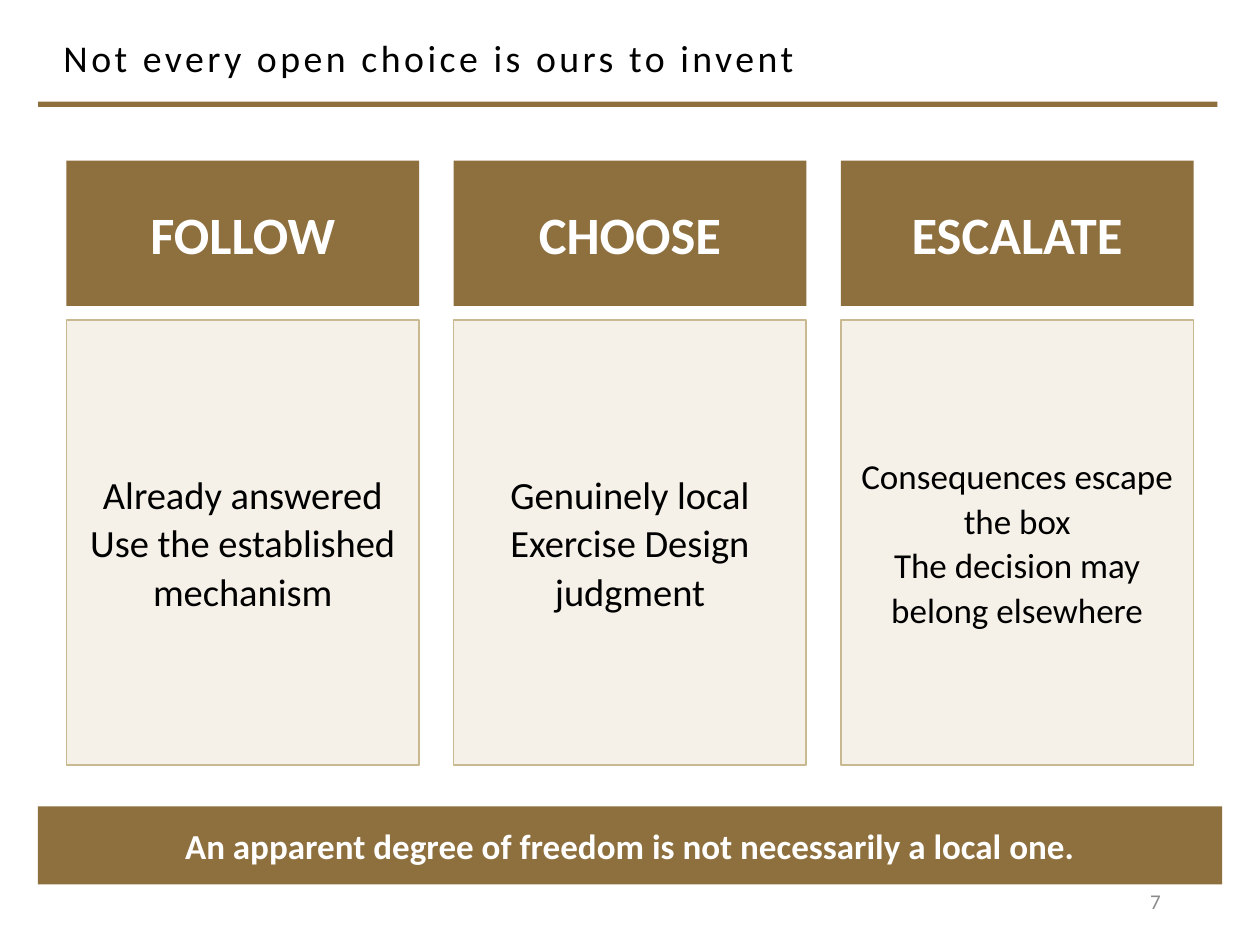
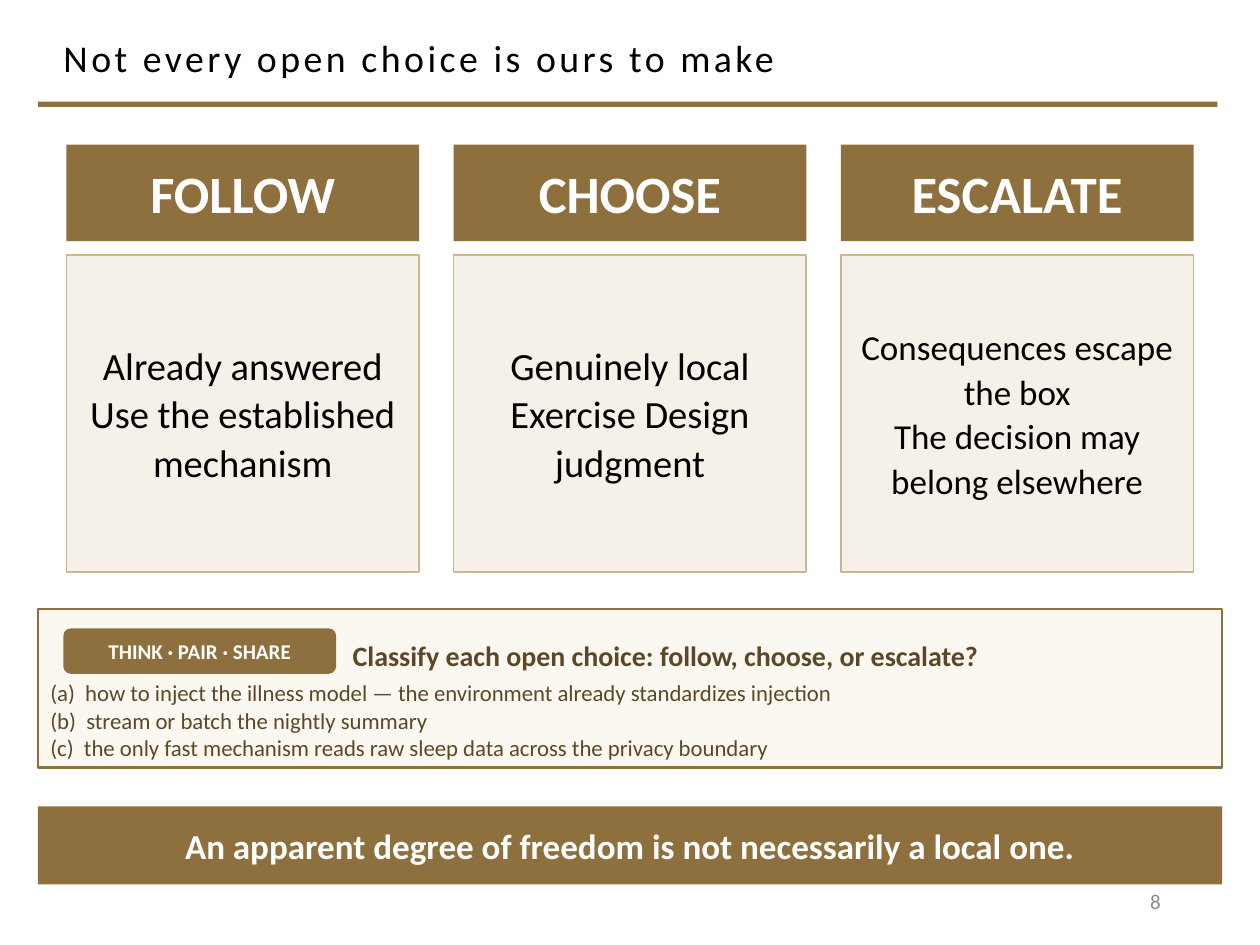
Before and after one commit to davisjam/model-based-agentic-software-engineering, a slide deck: slide 8 of course/lectures/act-1-foundations/07-design/1-7-Design.pptx (slide 7 before the commit). Drawn at 1260x945 pixels with LibreOffice and Linux fonts; fonts in the diff are those of the drawing; background and template pictures are left out. Boxes give left, top, right and bottom in pixels: in the first picture for what was removed or moved away, otherwise in the second. Text is boxed around its words. In the diff, an @@ line names an element or a change of style, - is before the commit and + after.

```diff
--- a/course/lectures/act-1-foundations/07-design/1-7-Design.pptx
+++ b/course/lectures/act-1-foundations/07-design/1-7-Design.pptx
@@ title at <box>63,45,773,78</box>: text changed @@
-Not every open choice is ours to invent
+Not every open choice is ours to make
@@ rectangle "FOLLOW": place and size @@
-rectangle "FOLLOW" at <box>67,161,420,306</box>
+rectangle "FOLLOW" at <box>67,145,420,242</box>
@@ rectangle "CHOOSE": place and size @@
-rectangle "CHOOSE" at <box>454,161,806,306</box>
+rectangle "CHOOSE" at <box>454,145,806,242</box>
@@ rectangle "ESCALATE": place and size @@
-rectangle "ESCALATE" at <box>840,161,1193,306</box>
+rectangle "ESCALATE" at <box>840,145,1193,242</box>
@@ rectangle "Already answered": place and size @@
-rectangle "Already answered" at <box>67,320,420,765</box>
+rectangle "Already answered" at <box>67,255,420,572</box>
@@ rectangle "Genuinely local": place and size @@
-rectangle "Genuinely local" at <box>454,320,806,765</box>
+rectangle "Genuinely local" at <box>454,255,806,572</box>
@@ rectangle "Consequences escape": place and size @@
-rectangle "Consequences escape" at <box>840,320,1193,765</box>
+rectangle "Consequences escape" at <box>840,255,1193,572</box>
@@ rectangle added at <box>38,609,1222,767</box>, fill #FBF8F2, outline #8E6F3E 1.25 pt, 13 pt, text #5C4826 @@
+(a) how to inject the illness model — the environment already standardizes injection
+(b) stream or batch the nightly summary
+(c) the only fast mechanism reads raw sleep data across the privacy boundary
@@ rounded rectangle added at <box>63,629,336,674</box>, fill #8E6F3E, 12 pt, text #FFFFFF, bold @@
+THINK · PAIR · SHARE
@@ text added at <box>353,646,978,671</box>, 16 pt, text #5C4826, bold @@
+Classify each open choice: follow, choose, or escalate?
@@ page number at <box>1150,895,1161,909</box>: text changed @@
-7
+8
```
Also in this commit, not shown: 18 other slides changed, 11 slides added, 10 slides removed.
